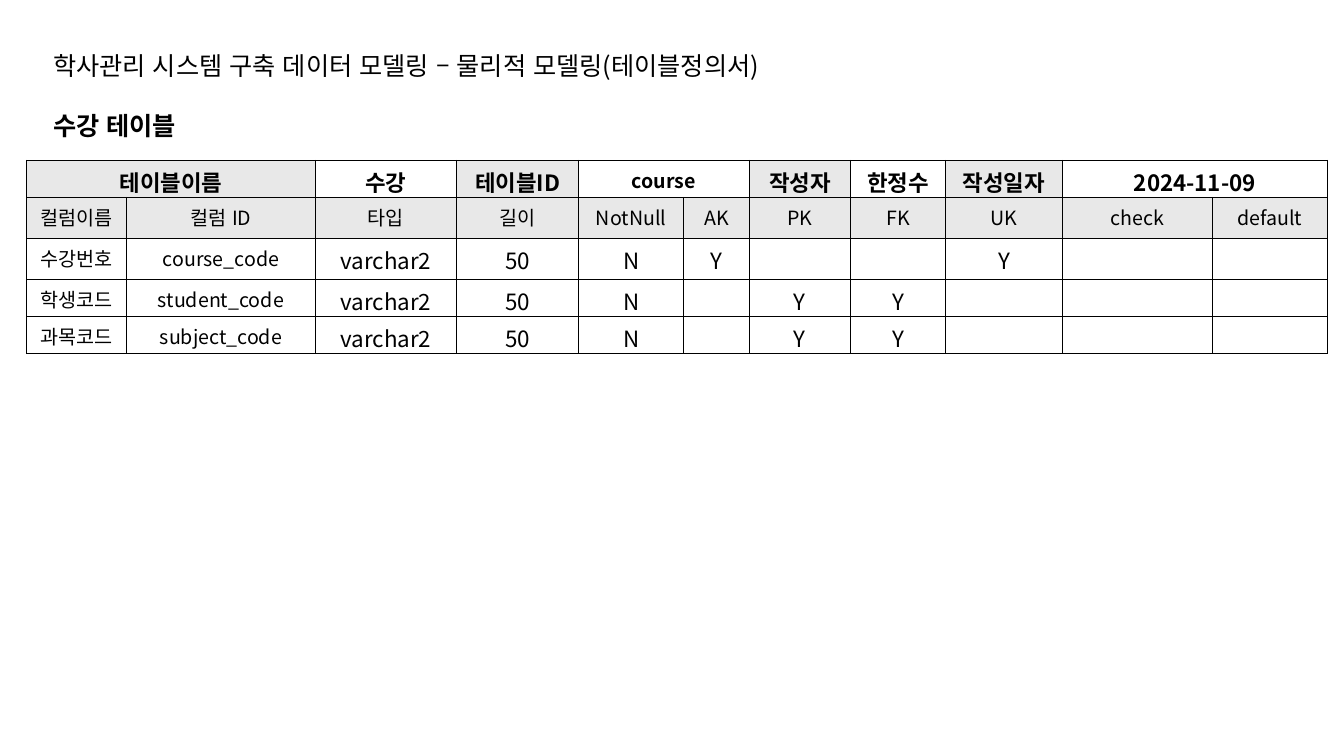
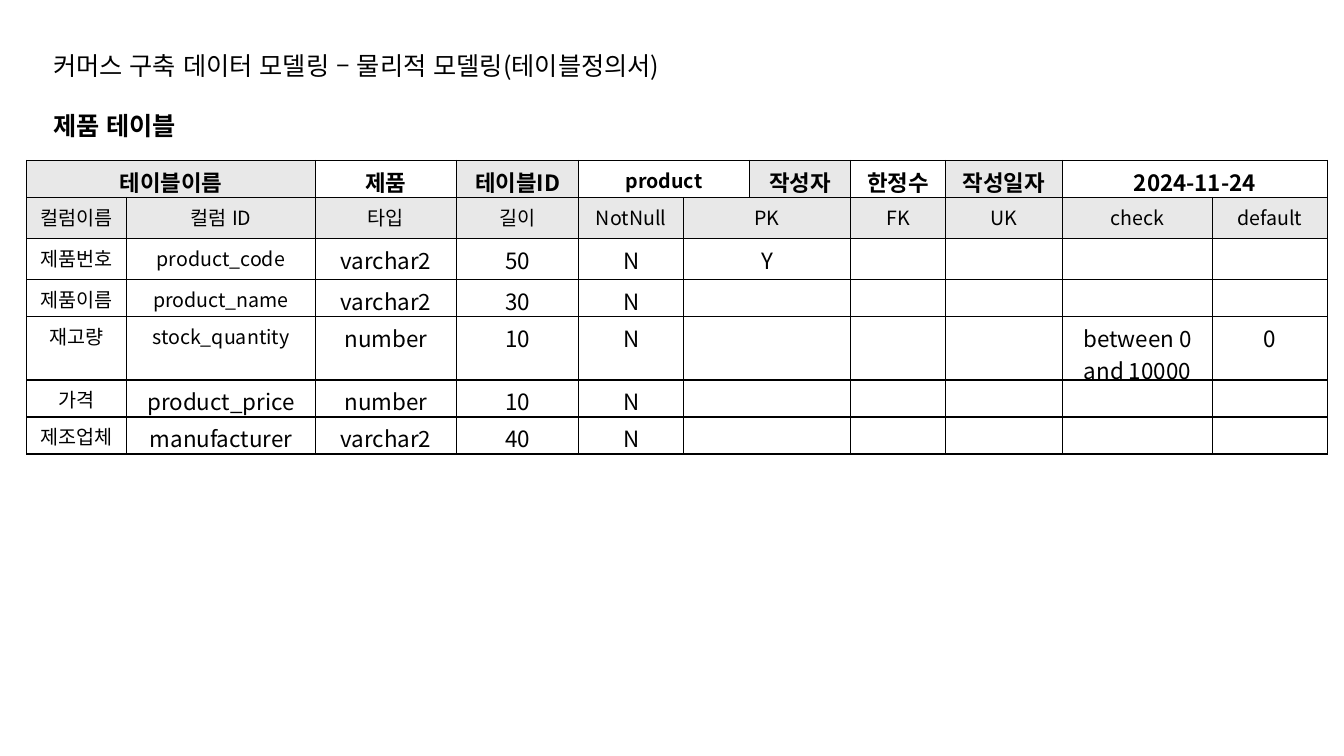
Before and after one commit to intrager/erd-practice, a slide deck: slide 5 of e-commerce/commerce.pptx (slide 6 before the commit). Drawn at 1344x756 pixels with LibreOffice and Linux fonts; fonts in the diff are those of the drawing. Boxes give left, top, right and bottom in pixels: in the first picture for what was removed or moved away, otherwise in the second. Text is boxed around its words. In the diff, an @@ line names an element or a change of style, - is before the commit and + after.

```diff
--- a/e-commerce/commerce.pptx
+++ b/e-commerce/commerce.pptx
@@ text at box(53, 54, 660, 80): text changed @@
-학사관리 시스템 구축 데이터 모델링 – 물리적 모델링(테이블정의서)
+커머스 구축 데이터 모델링 – 물리적 모델링(테이블정의서)
@@ text at box(53, 114, 177, 138): text changed @@
-수강 테이블
+제품 테이블
@@ table at box(27, 160, 1329, 454) @@
-row 1: 테이블이름 |  | 수강 | 테이블ID | course |  | 작성자 | 한정수 | 작성일자 | 2024-11-09 | 
-row 2: 컬럼이름 | 컬럼 ID | 타입 | 길이 | NotNull | AK | PK | FK | UK | check | default
-row 3: 수강번호 | course_code | varchar2 | 50 | N | Y |  |  | Y |  | 
-row 4: 학생코드 | student_code | varchar2 | 50 | N |  | Y | Y |  |  | 
-row 5: 과목코드 | subject_code | varchar2 | 50 | N |  | Y | Y |  |  | 
+row 1: 테이블이름 |  | 제품 | 테이블ID | product |  | 작성자 | 한정수 | 작성일자 | 2024-11-24 | 
+row 2: 컬럼이름 | 컬럼 ID | 타입 | 길이 | NotNull | PK |  | FK | UK | check | default
+row 3: 제품번호 | product_code | varchar2 | 50 | N | Y |  |  |  |  | 
+row 4: 제품이름 | product_name | varchar2 | 30 | N |  |  |  |  |  | 
+row 5: 재고량 | stock_quantity | number | 10 | N |  |  |  |  | between 0 and 10000 | 0
+row 6: 가격 | product_price | number | 10 | N |  |  |  |  |  | 
+row 7: 제조업체 | manufacturer | varchar2 | 40 | N |  |  |  |  |  | 
```
Also in this commit, not shown: 5 other slides changed, 6 slides added, 7 slides removed.
